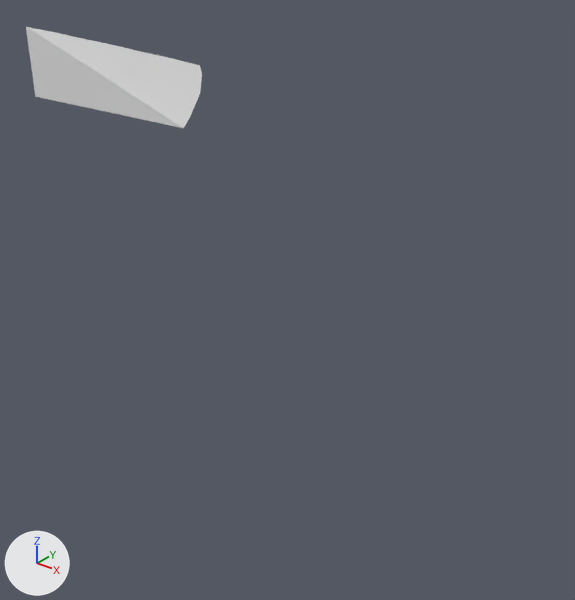
A saved change to the glTF model assets/terrain/surface_pieces/surf_3_26.glb.
Both versions are drawn from a camera (50 mm lens) standing at (-86.05, -31.04, -27.9) and looking at (-92.49, -22.99, -32.88). Lighting does not change. The marker at lower left points along +X, +Y and +Z. The older version comes first. Where no turn or scale is listed for an object, it has been applied to the vertices.

Names of what the first picture shows: 'geometry_0'.
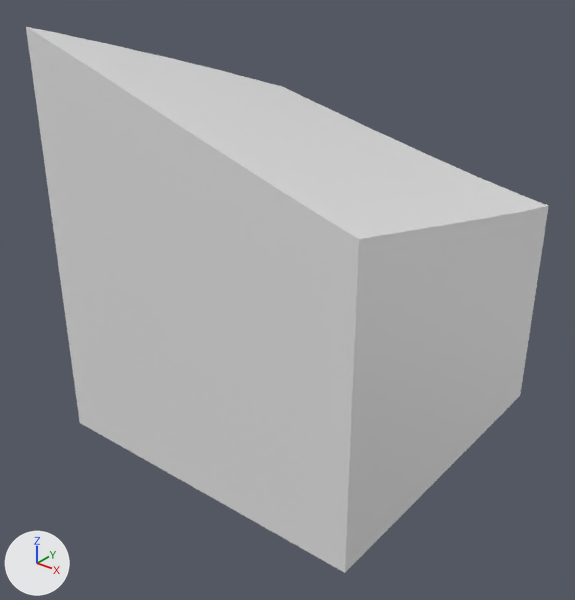
Pixel boxes (x1, y1, x2, y2) of what changed, in the pictures (575 x 600 px):
'geometry_0', reshaped (196% wider, 436% taller)
    before: (26, 27, 202, 128)
    after: (26, 27, 549, 573)

Patch to the scene script:
```diff
--- a/assets/terrain/surface_pieces/surf_3_26.glb.py
+++ b/assets/terrain/surface_pieces/surf_3_26.glb.py
@@ me_geometry_0 @@
 # used by ob_geometry_0; location = (0.0, 0.0, 0.0)
-me_geometry_0.from_pydata(...)  # 36 vertices, 68 faces; spans x -95.0..-92.33, y -25.0..-22.01, z -30.0..-29.15
+me_geometry_0.from_pydata(...)  # 100 vertices, 196 faces; spans x -95.0..-90.0, y -25.0..-20.0, z -35.0..-29.15
+# me_geometry_0 part 1
+# 11 vertices are removed from x -95.0..-92.33, y -25.0..-22.01, z -30.0
+# 42 faces are deleted
+# 1 vertex moves from x -94.94, y -22.07, z -30.0 to x -95.0, y -21.58, z -30.13
+# 75 vertices are added at x -95.0..-90.0, y -25.0..-20.0, z -35.0..-30.02
+# 170 new faces join them
```
